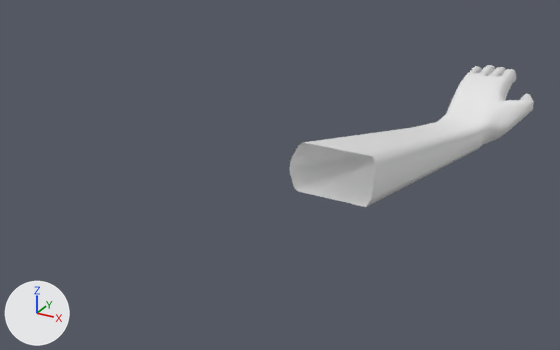
A saved change to the FBX model Assets/4 Assets/3D/Arm.fbx.
Camera for both pictures: a 50 mm camera at (7.9, -32.3, 52.3) aimed at (-3.6, -11.3, 41.8). Lighting does not change. The marker at lower left points along +X, +Y and +Z. The picture after the commit comes second.

The first picture shows 'Arm'.
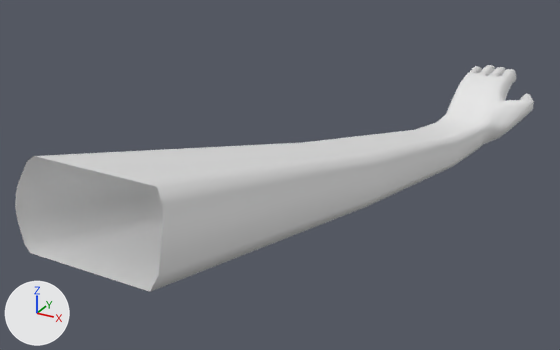
Edits to the bpy script that builds the scene:
```text
Change me_cube_003:
    used by ob_arm; location = (0.0, 0.0, 42.23)
    remove me_cube_003.from_pydata(...)  # 721 vertices, 718 faces; spans x -2.8..2.3, y -12.4..3.2, z -1.8..1.2
    add me_cube_003.from_pydata(...)  # 745 vertices, 742 faces; spans x -4.7..2.3, y -21.8..3.2, z -1.8..3.7
    me_cube_003 part 1
    14 vertices in x -1.6..0.4, y -5.0..-4.8, z -1.6..-0.5 move by (0.2, -0.1, 0.0)
    8 vertices in x -1.4..0.3, y -4.8, z -0.4 move by (0.2, -0.1, -0.1)
    2 vertices move from x -1.7, y -4.9, z -1.1..-0.9 to x -1.4, y -5.0, z -1.1..-0.9
    18 vertices are added at x -4.7..-0.7, y -21.8..-21.3, z 1.6..3.7
    6 new vertices lie (0.6, 0.0, 0.0) away from vertices in x -3.5..-1.5, y -21.8..-21.3, z 1.6..3.7
    24 new faces join them
```

Pixel boxes (x1, y1, x2, y2) of what changed, in the pictures (560 x 350 px):
'Arm', reshaped (112% wider, 59% taller)
    before: (290, 65, 534, 207)
    after: (15, 65, 534, 292)
part 1 of me_cube_003, built on
    before: (290, 122, 477, 207)
    after: (15, 122, 477, 292)
